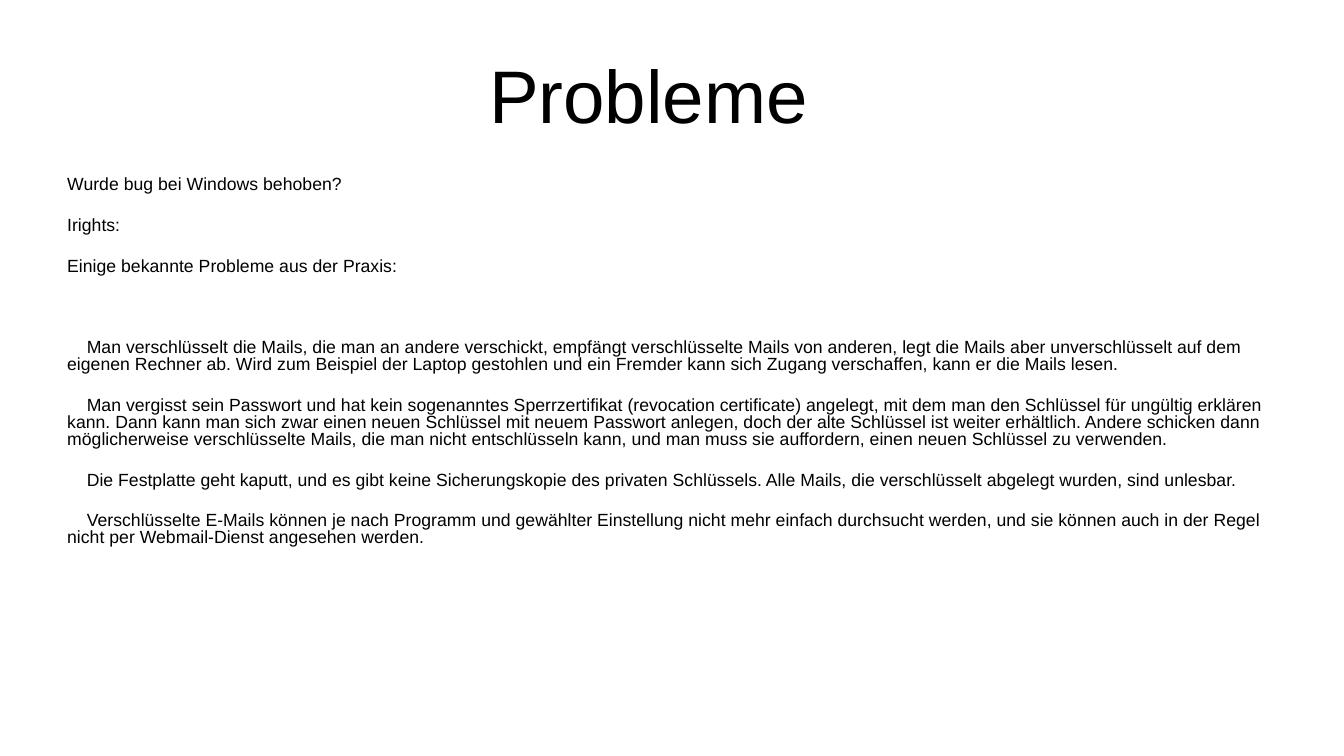
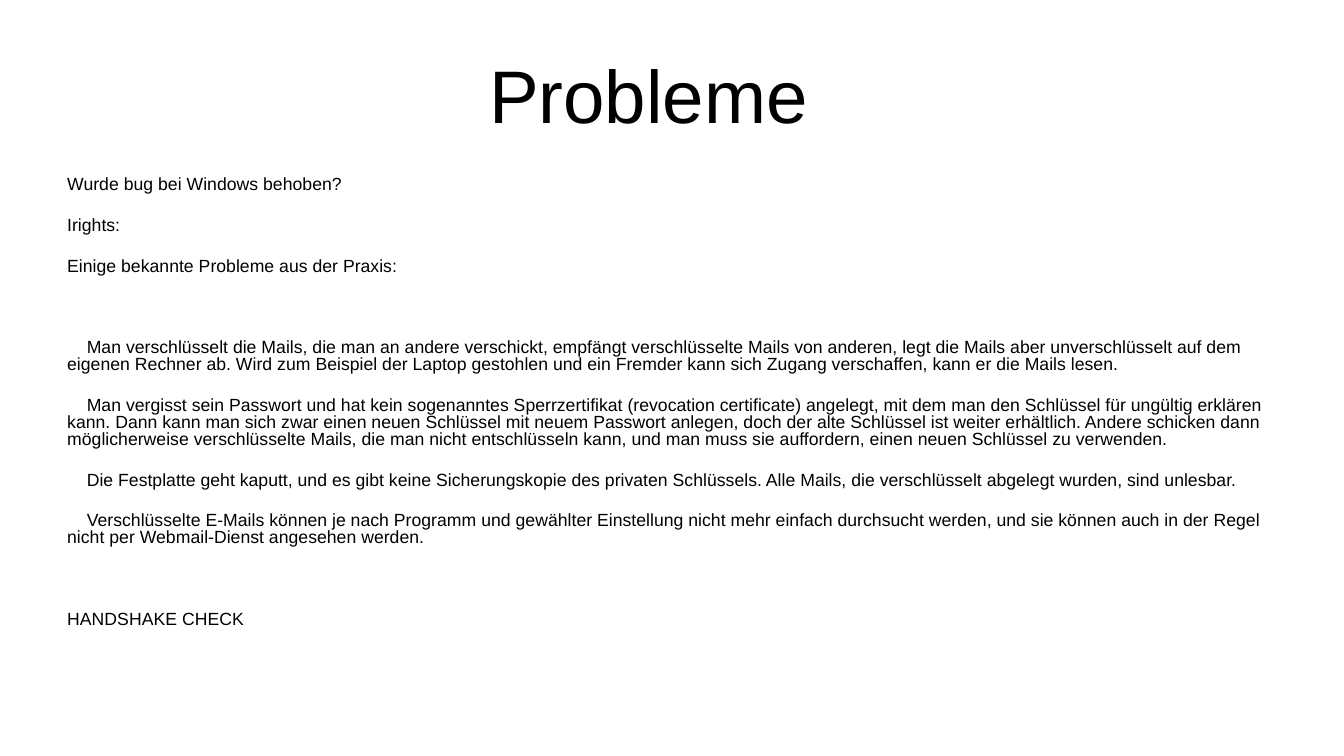
Before and after one commit to binary-bugs/mailVerschluesselung, a slide deck: slide 21 of präsi e-mail verschlüsselung.odp (slide 20 before the commit). Drawn at 1344x756 pixels with LibreOffice and Linux fonts; fonts in the diff are those of the drawing. Boxes give left, top, right and bottom in pixels: in the first picture for what was removed or moved away, otherwise in the second. Text is boxed around its words. In the diff, an @@ line names an element or a change of style, - is before the commit and + after.

```diff
--- a/präsi e-mail verschlüsselung.odp
+++ b/präsi e-mail verschlüsselung.odp
@@ text at <box>67,612,244,625</box>: paragraph added @@
+HANDSHAKE CHECK
```
Also in this commit, not shown: 1 other slide changed, 3 slides added, 4 other files.
